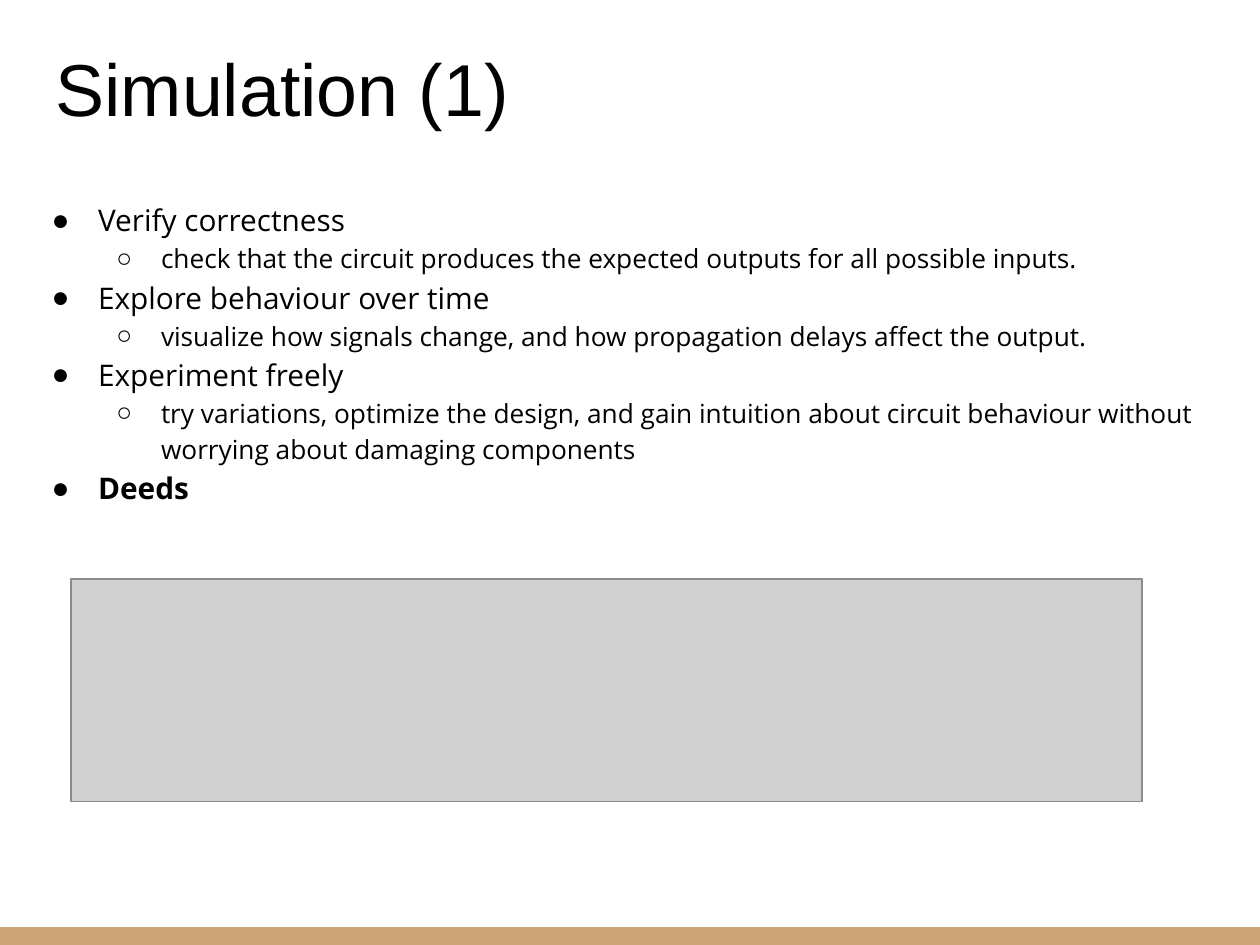
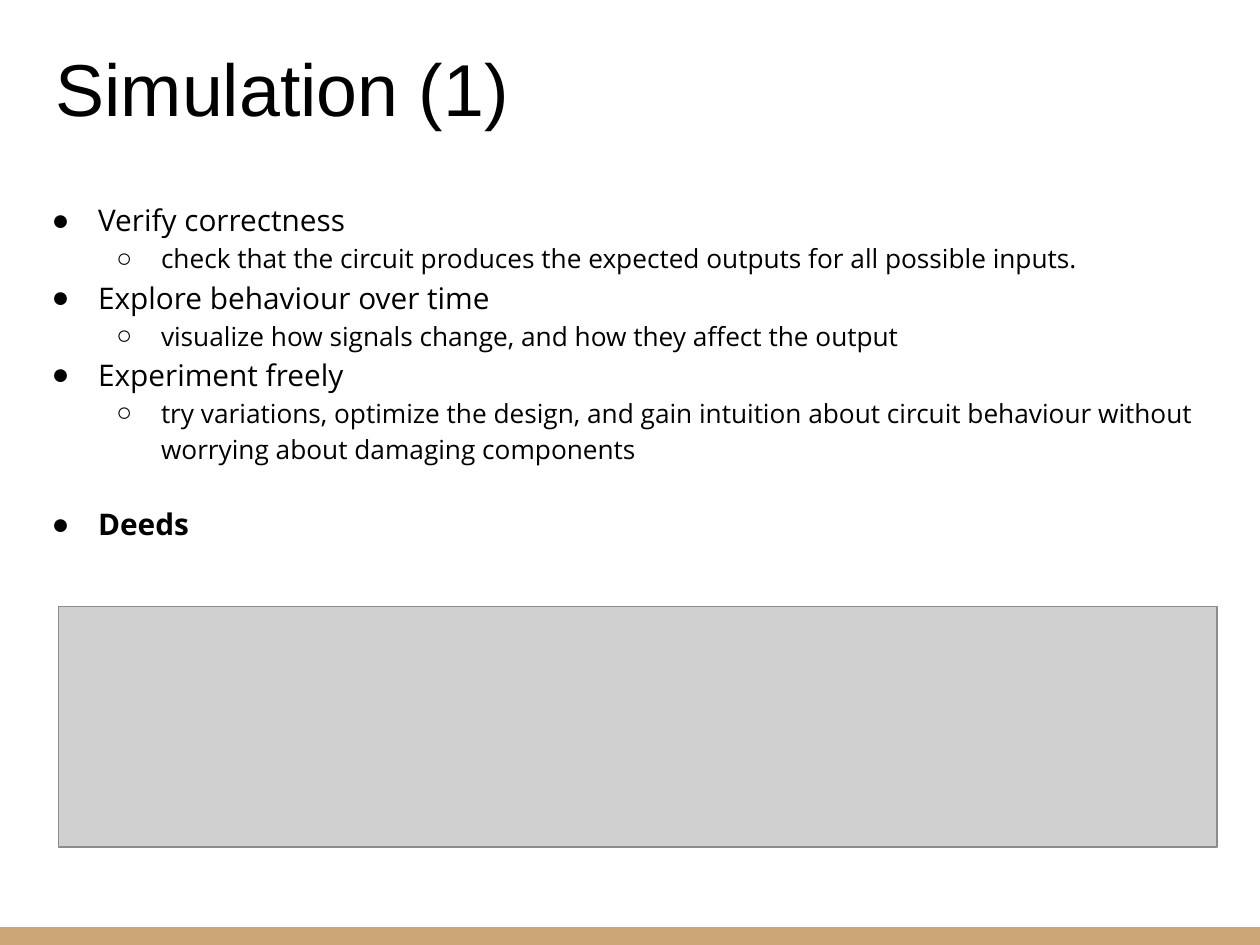
Before and after one commit to riccardoberta/esd, a slide deck: slide 18 of 03 - Logic Gates and Circuits/slides.pptx (slide 17 before the commit). Drawn at 1260x945 pixels with LibreOffice and Linux fonts; fonts in the diff are those of the drawing; grey boxes stand for pictures. Boxes give left, top, right and bottom in pixels: in the first picture for what was removed or moved away, otherwise in the second. Text is boxed around its words. In the diff, an @@ line names an element or a change of style, - is before the commit and + after.

```diff
--- a/03 - Logic Gates and Circuits/slides.pptx
+++ b/03 - Logic Gates and Circuits/slides.pptx
@@ text at (161, 326, 898, 353): text changed @@
-  ○ visualize how signals change, and how propagation delays affect the output.
+  ○ visualize how signals change, and how they affect the output
@@ picture: place and size @@
-picture at (71, 580, 1142, 803)
+picture at (58, 606, 1217, 847)
```
Also in this commit, not shown: 4 other slides changed, 1 slide added, 36 other files.
